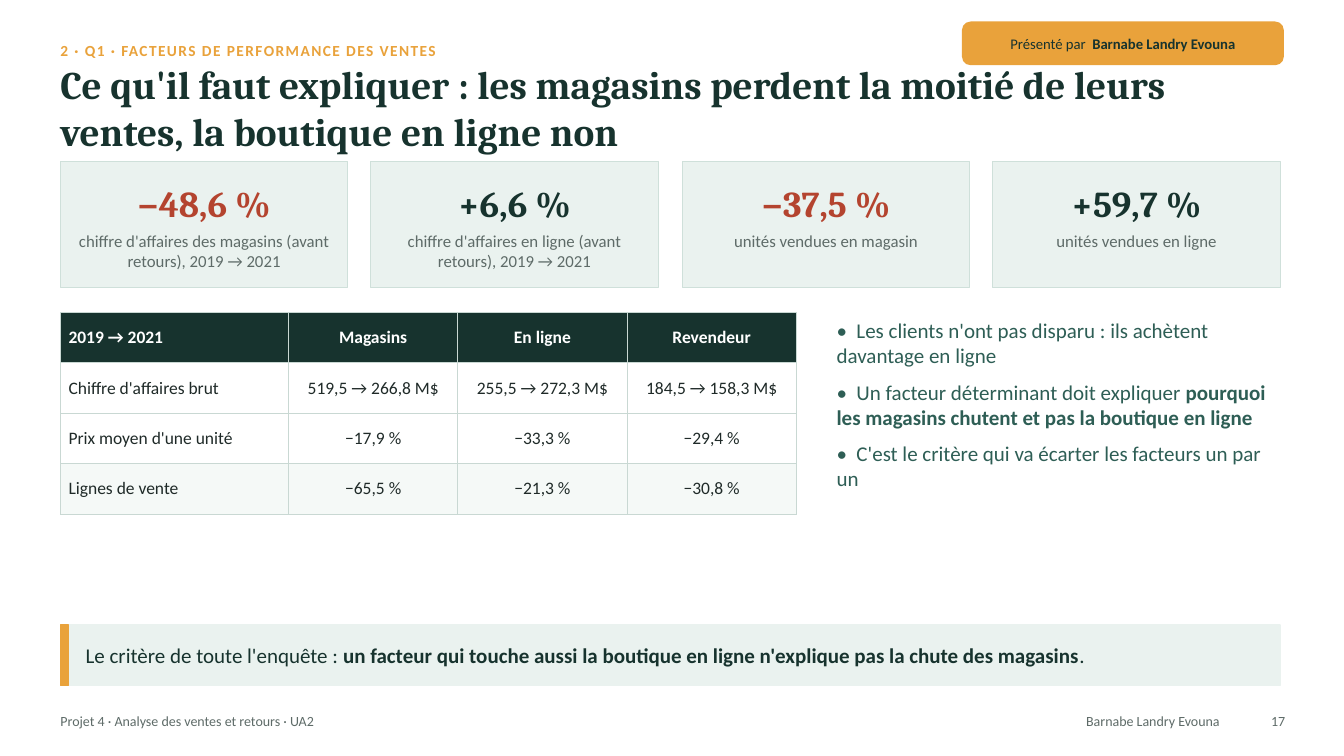
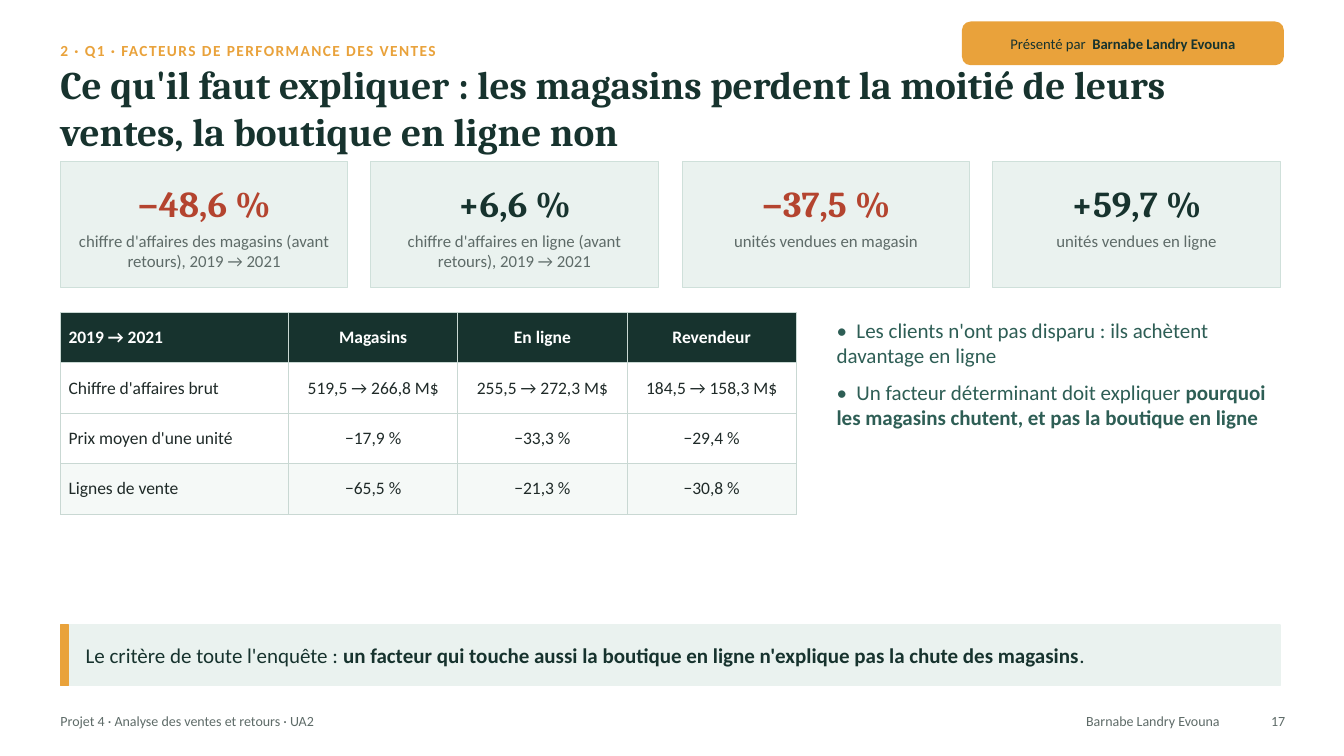
Before and after one commit to lezoul/projet4-contoso, a slide deck: slide 17 of reports/presentations/UA2_presentation_L3_L4.pptx. Drawn at 1344x756 pixels with LibreOffice and Linux fonts; fonts in the diff are those of the drawing. Boxes give left, top, right and bottom in pixels: in the first picture for what was removed or moved away, otherwise in the second. Text is boxed around its words. In the diff, an @@ line names an element or a change of style, - is before the commit and + after.

```diff
--- a/reports/presentations/UA2_presentation_L3_L4.pptx
+++ b/reports/presentations/UA2_presentation_L3_L4.pptx
@@ text at [837, 385, 1266, 429]: text changed; bold on @@
-• Un facteur déterminant doit expliquer pourquoi les magasins chutent et pas la boutique en ligne
-• C'est le critère qui va écarter les facteurs un par un
+• Un facteur déterminant doit expliquer pourquoi les magasins chutent, et pas la boutique en ligne
```
Also in this commit, not shown: 9 other slides changed.
